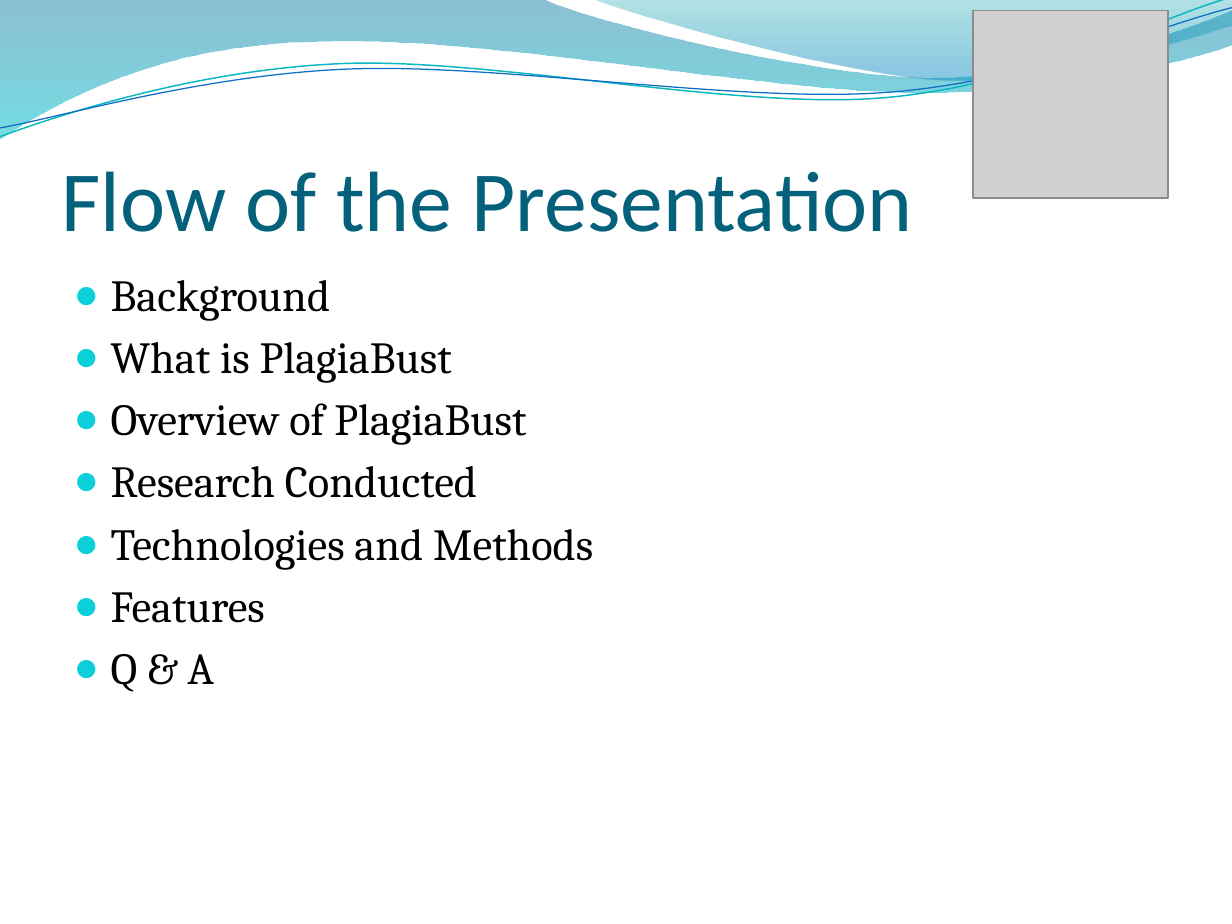
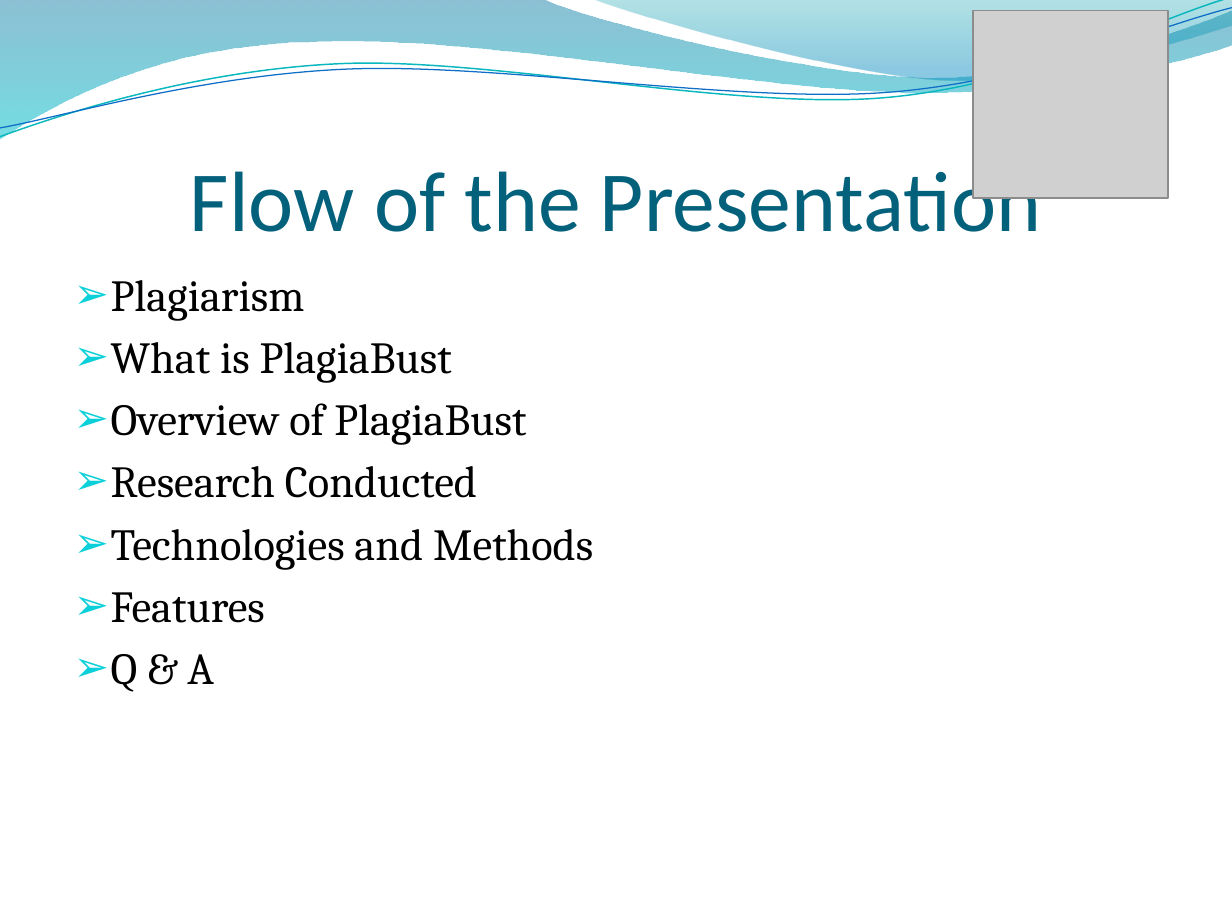
Before and after one commit to RizwanSaeedi/project-plagiabust, a slide deck: slide 3 of project docs/Final Presentation.pptx. Drawn at 1232x924 pixels with LibreOffice and Linux fonts; fonts in the diff are those of the drawing; grey boxes stand for pictures; background and template pictures are left out. Boxes give left, top, right and bottom in pixels: in the first picture for what was removed or moved away, otherwise in the second. Text is boxed around its words. In the diff, an @@ line names an element or a change of style, - is before the commit and + after.

```diff
--- a/project docs/Final Presentation.pptx
+++ b/project docs/Final Presentation.pptx
@@ title "Flow of the Presentation" at bbox=[190, 160, 1041, 232]: alignment left to centre @@
@@ text at bbox=[111, 280, 305, 321]: text changed @@
-● Background
+➢ Plagiarism
```
Also in this commit, not shown: 17 other slides changed, 8 slides added, 1 slide removed.
